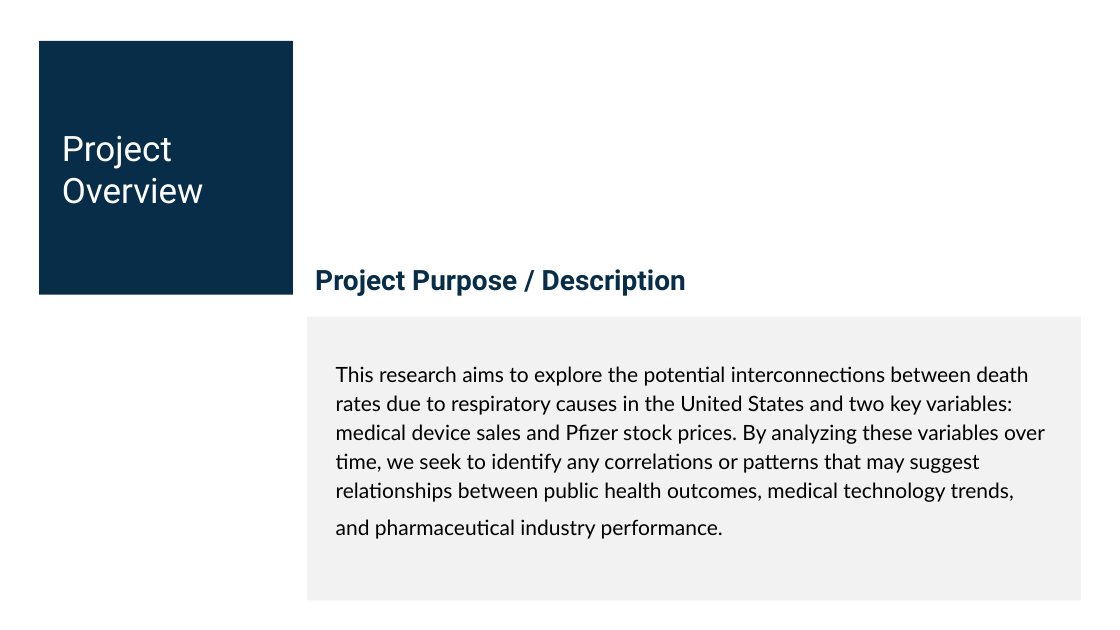
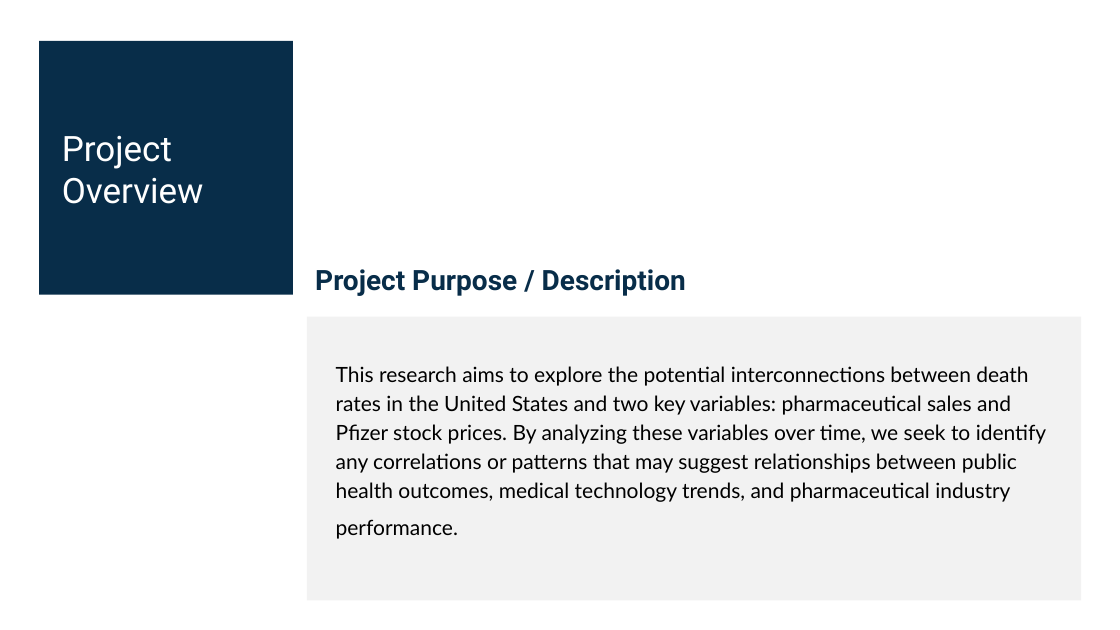
Before and after one commit to Birdfeathers/Project1--Healthcare_Devices, a slide deck: slide 2 of AI_Bootcamp_Project_1_Template - DRAFT FOR REVIEW 10.17.24.pptx. Drawn at 1120x630 pixels with LibreOffice and Linux fonts; fonts in the diff are those of the drawing. Boxes give left, top, right and bottom in pixels: in the first picture for what was removed or moved away, otherwise in the second. Text is boxed around its words. In the diff, an @@ line names an element or a change of style, - is before the commit and + after.

```diff
--- a/AI_Bootcamp_Project_1_Template - DRAFT FOR REVIEW 10.17.24.pptx
+++ b/AI_Bootcamp_Project_1_Template - DRAFT FOR REVIEW 10.17.24.pptx
@@ text at [336, 366, 1047, 539]: text changed @@
-This research aims to explore the potential interconnections between death rates due to respiratory causes in the United States and two key variables: medical device sales and Pfizer stock prices. By analyzing these variables over time, we seek to identify any correlations or patterns that may suggest relationships between public health outcomes, medical technology trends, and pharmaceutical industry performance.
+This research aims to explore the potential interconnections between death rates in the United States and two key variables: pharmaceutical sales and Pfizer stock prices. By analyzing these variables over time, we seek to identify any correlations or patterns that may suggest relationships between public health outcomes, medical technology trends, and pharmaceutical industry performance.
```
Also in this commit, not shown: 8 other slides changed, 4 slides added, 2 slides removed, 1 other file.
